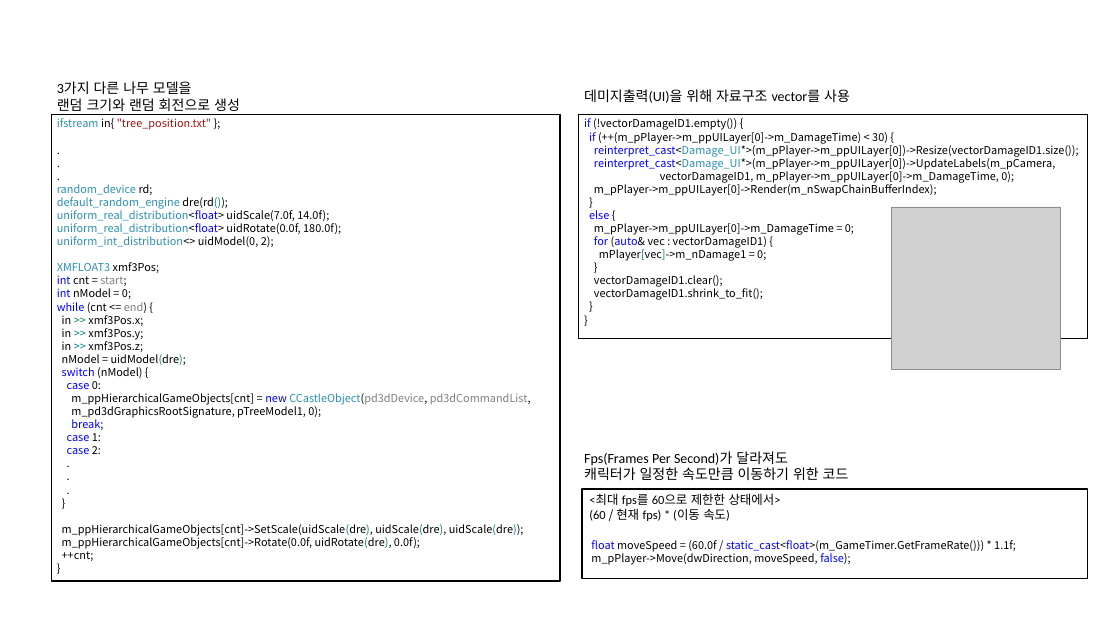
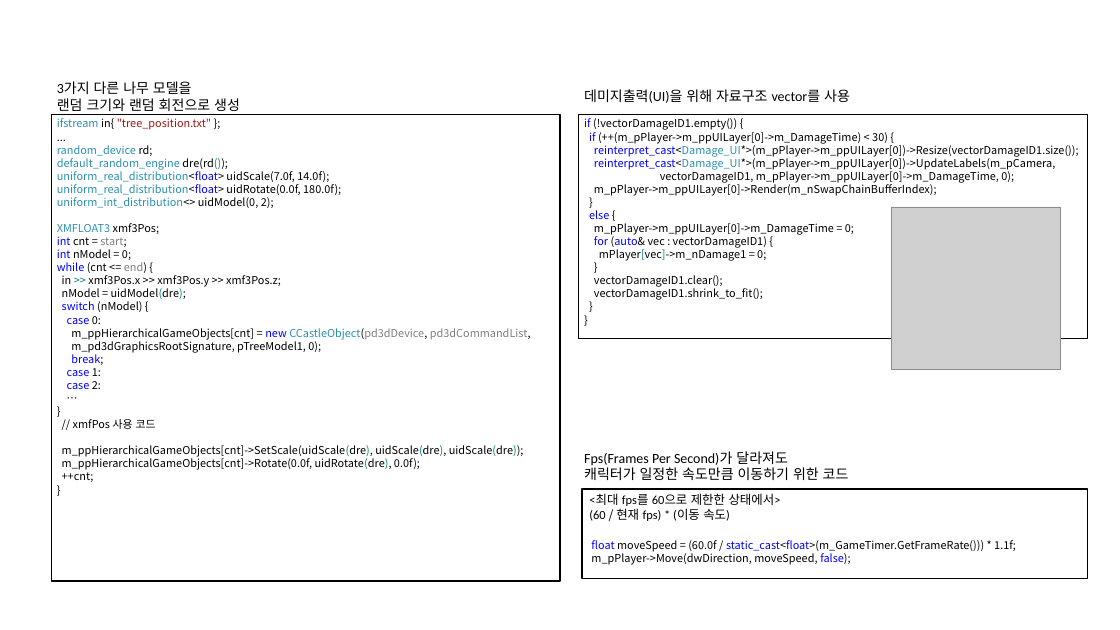
Before and after one commit to hjs0913/SSU, a slide deck: slide 6 of 포트폴리오/2017184037_홍진선_포트폴리오.pptx. Drawn at 1120x630 pixels with LibreOffice and Linux fonts; fonts in the diff are those of the drawing; grey boxes stand for pictures. Boxes give left, top, right and bottom in pixels: in the first picture for what was removed or moved away, otherwise in the second. Text is boxed around its words. In the diff, an @@ line names an element or a change of style, - is before the commit and + after.

```diff
--- a/포트폴리오/2017184037_홍진선_포트폴리오.pptx
+++ b/포트폴리오/2017184037_홍진선_포트폴리오.pptx
@@ text at <box>57,118,531,482</box>: text changed @@
-.
-.
-.
+...
@@ text at <box>57,118,531,482</box>: text changed @@
-.
-.
-.
+…
@@ text at <box>62,275,281,287</box>: text changed @@
-in >> xmf3Pos.x;
-in >> xmf3Pos.y;
-in >> xmf3Pos.z;
+in >> xmf3Pos.x >> xmf3Pos.y >> xmf3Pos.z;
@@ text at <box>73,419,156,429</box>: paragraph added @@
+// xmfPos 사용 코드
```
Also in this commit, not shown: 1 other slide changed, 2 other files.
